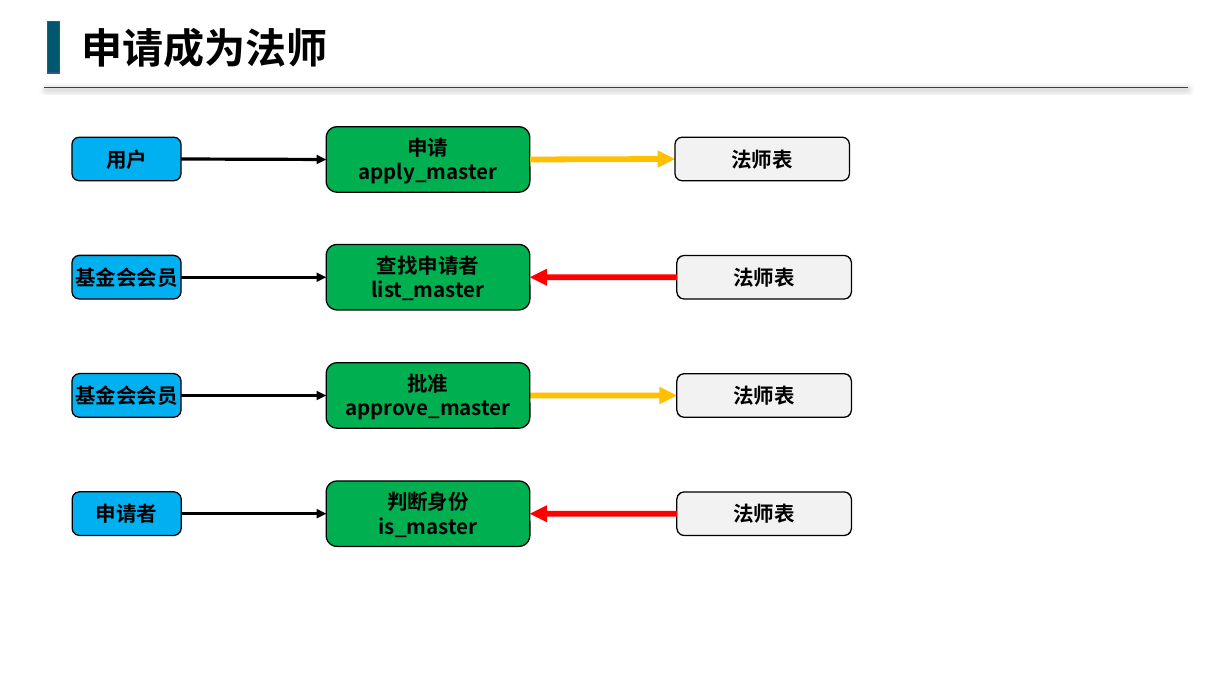
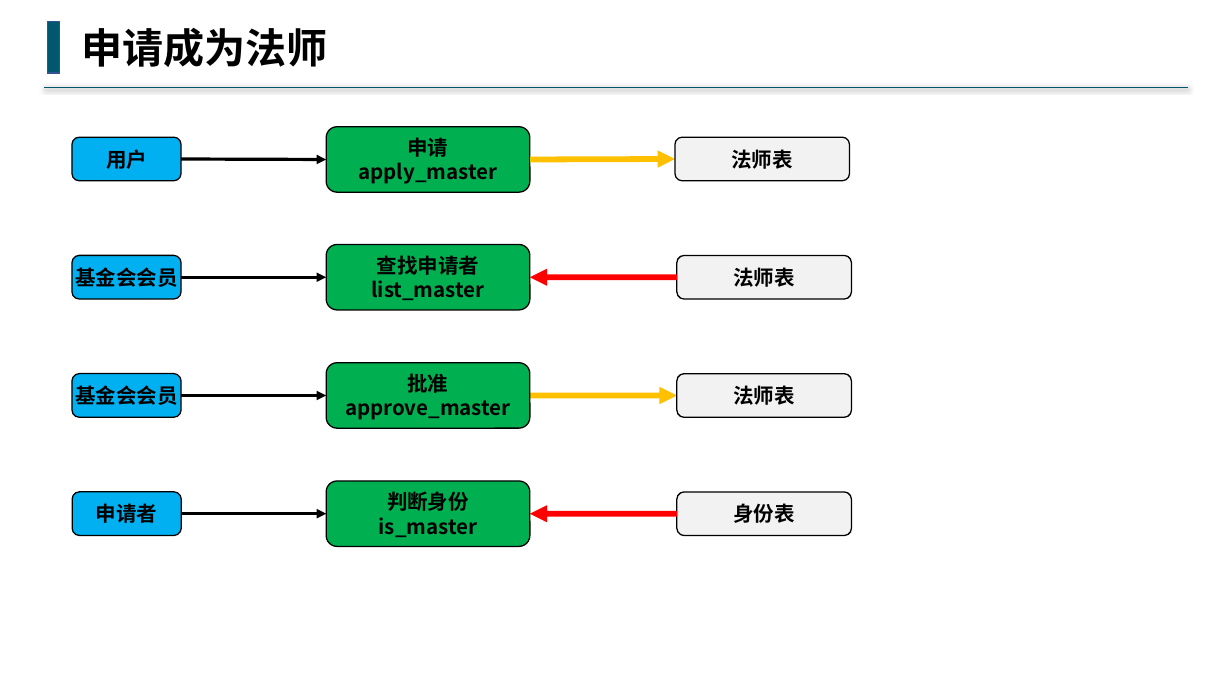
Before and after one commit to buddhachain/buddhaContract, a slide deck: slide 10 of doc/02.角色.pptx. Drawn at 1232x693 pixels with LibreOffice and Linux fonts; fonts in the diff are those of the drawing. Boxes give left, top, right and bottom in pixels: in the first picture for what was removed or moved away, otherwise in the second. Text is boxed around its words. In the diff, an @@ line names an element or a change of style, - is before the commit and + after.

```diff
--- a/doc/02.角色.pptx
+++ b/doc/02.角色.pptx
@@ text in rounded rectangle at (733, 503, 794, 523): text changed @@
-法师表
+身份表
```
Also in this commit, not shown: 7 other slides changed, 2 slides added, 1 slide removed, 2 other files.
